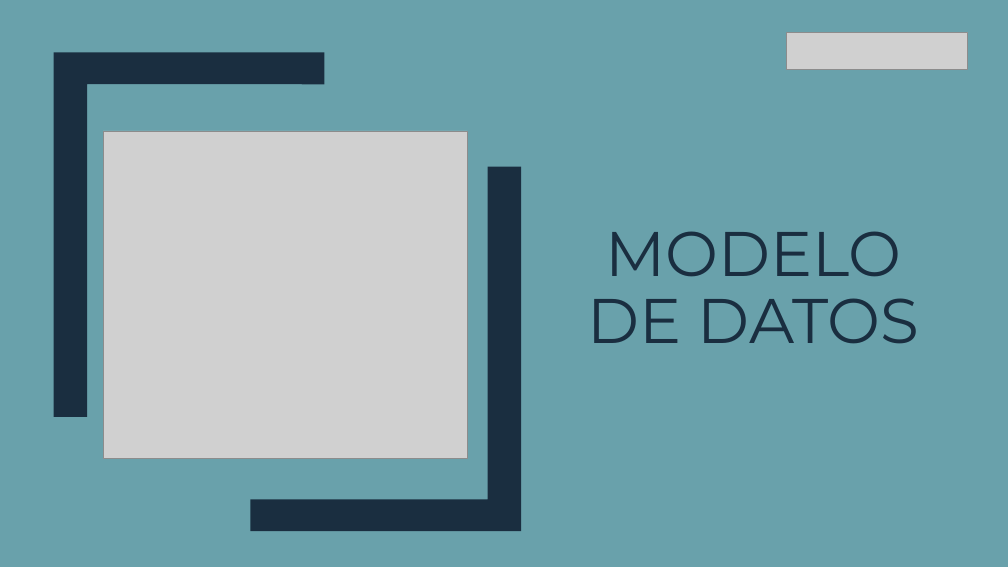
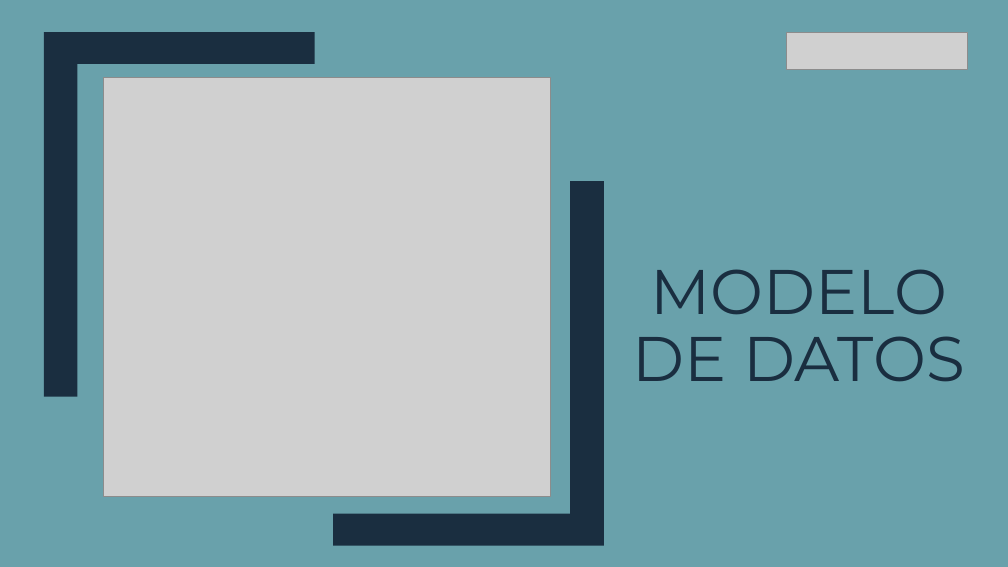
Before and after one commit to ruinedbird/github-capstone, a slide deck: slide 10 of Fase 3/Evidencias grupales/Capstone Roguelike.pptx. Drawn at 1008x567 pixels with LibreOffice and Linux fonts; fonts in the diff are those of the drawing; grey boxes stand for pictures. Boxes give left, top, right and bottom in pixels: in the first picture for what was removed or moved away, otherwise in the second. Text is boxed around its words. In the diff, an @@ line names an element or a change of style, - is before the commit and + after.

```diff
--- a/Fase 3/Evidencias grupales/Capstone Roguelike.pptx
+++ b/Fase 3/Evidencias grupales/Capstone Roguelike.pptx
@@ freeform shape at (44, 32, 315, 396): rotation 0 to 180 degrees; outline redrawn @@
@@ picture: place and size @@
-picture at (103, 131, 467, 459)
+picture at (104, 78, 551, 497)
@@ title "MODELO DE DATOS": place and size @@
-title "MODELO DE DATOS" at (587, 231, 920, 344)
+title "MODELO DE DATOS" at (633, 269, 965, 382)
@@ freeform shape: place and size @@
-freeform shape at (250, 167, 521, 532)
+freeform shape at (333, 181, 604, 546)
```
Also in this commit, not shown: 8 other slides changed, 6 slides added, 6 slides removed.
